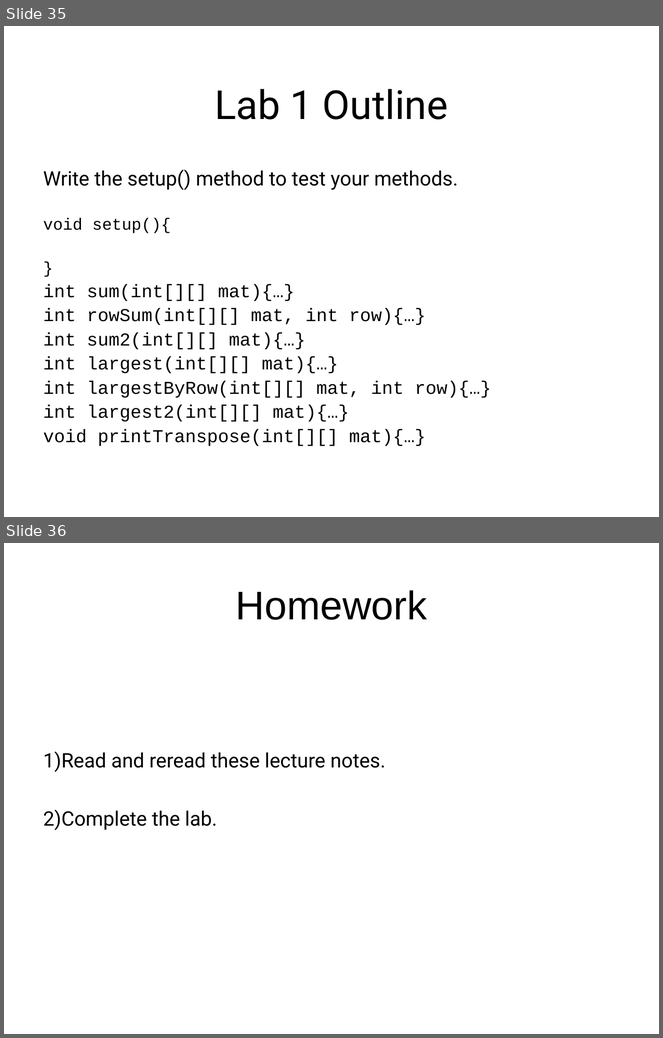
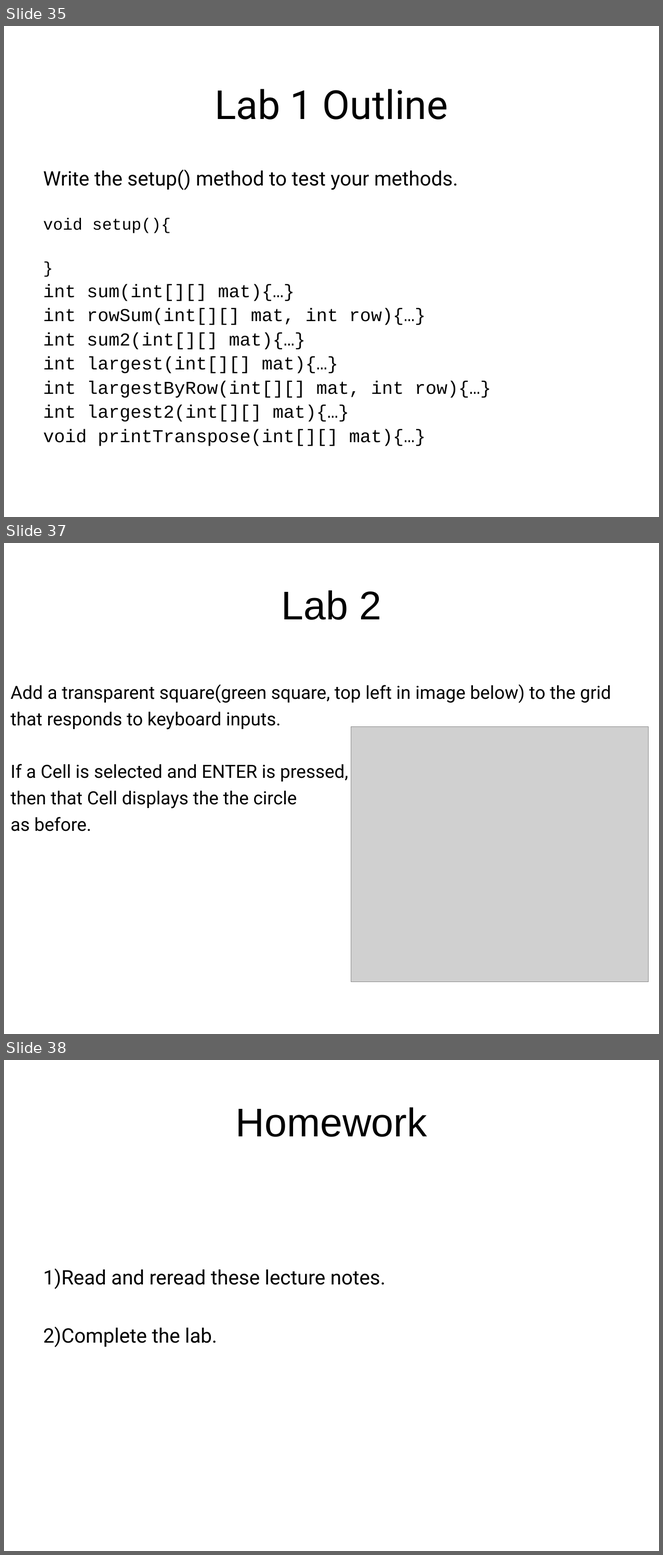
Before and after one commit to LongBaoNguyen/longbaonguyen.github.io, a slide deck: courses/apcsp/lecture12.ppt. Shown one above the other, each under a label of ours: slides 35 and 36 before the commit, slides 35, 37 and 38 after it; the slides between them are not shown. The pictures are 663x1038 and 663x1555 pixels, drawn with LibreOffice and Linux fonts; fonts in the diff are those of the drawing; grey boxes stand for pictures; background and template pictures are left out. Boxes give left, top, right and bottom in pixels: in the first picture for what was removed or moved away, otherwise in the second. Text is boxed around its words. In the diff, an @@ line names an element or a change of style, - is before the commit and + after.

```diff
--- a/courses/apcsp/lecture12.ppt
+++ b/courses/apcsp/lecture12.ppt
@@ slide 37 added at <box>4,543,659,1034</box>, background picture (left out) @@
@@ title added at <box>282,590,382,620</box>, 44 pt, text #000000 @@
+Lab 2
@@ text added at <box>11,684,611,832</box>, 20 pt, text #000000 @@
+Add a transparent square(green square, top left in image below) to the grid
+that responds to keyboard inputs.
+If a Cell is selected and ENTER is pressed,
+then that Cell displays the the circle
+as before.
@@ picture added at <box>351,727,649,982</box> @@
@@ what was slide 36 is now slide 38 @@
```
Also in this commit, not shown: 1 other slide added, 1 other file.
